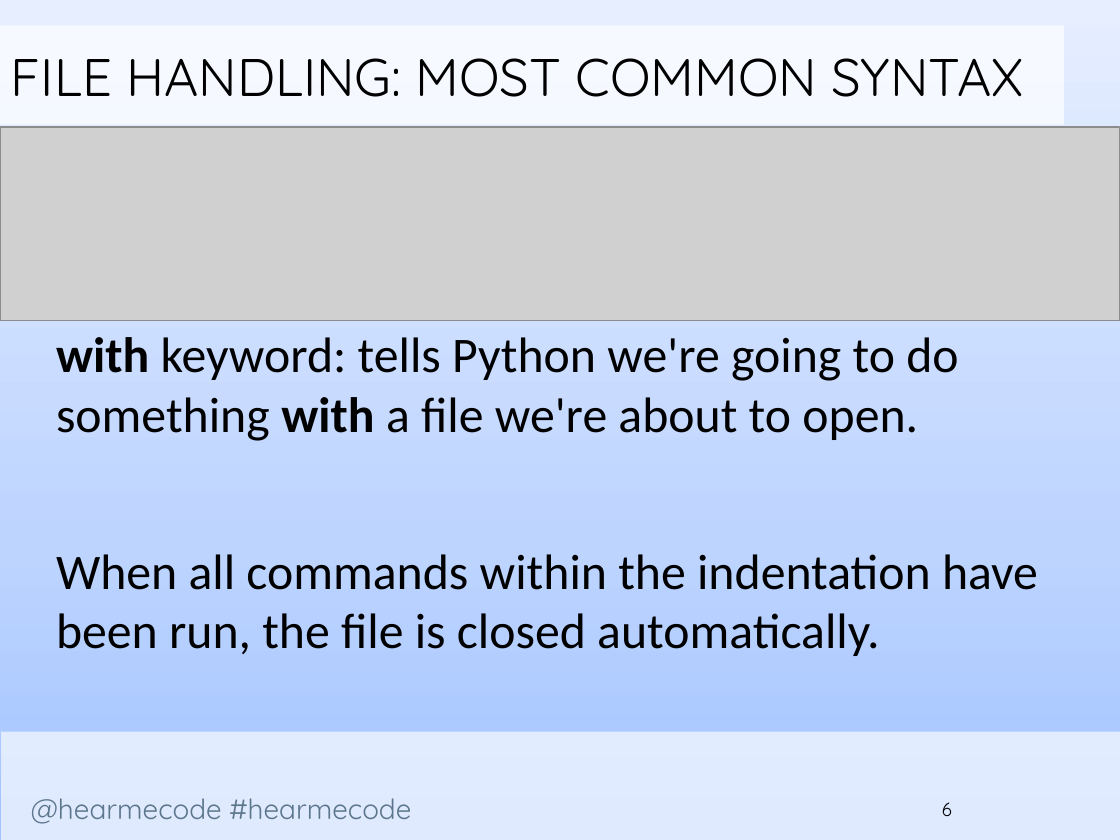
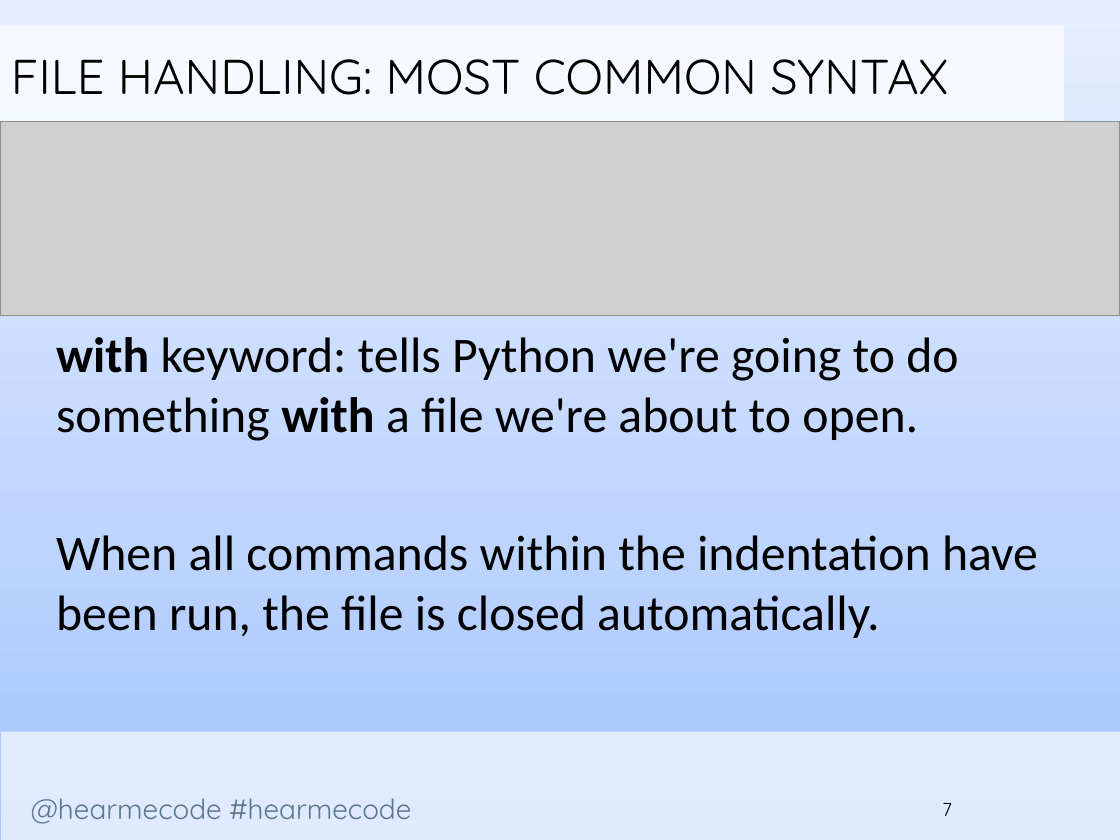
Before and after one commit to codelikeagirlcny/python-lessons-cny, a slide deck: slide 7 of slides/Lesson 3/Hear Me Code - File Handling and Dictionaries.pptx (slide 6 before the commit). Drawn at 1120x840 pixels with LibreOffice and Linux fonts; fonts in the diff are those of the drawing; grey boxes stand for pictures; background and template pictures are left out. Boxes give left, top, right and bottom in pixels: in the first picture for what was removed or moved away, otherwise in the second. Text is boxed around its words. In the diff, an @@ line names an element or a change of style, - is before the commit and + after.

```diff
--- a/slides/Lesson 3/Hear Me Code - File Handling and Dictionaries.pptx
+++ b/slides/Lesson 3/Hear Me Code - File Handling and Dictionaries.pptx
@@ rectangle "FILE HANDLING: MOST COMMON SYNTAX" at [0, 26, 1064, 125]: size 34 to 31.4 pt @@
@@ picture: place and size @@
-picture at [0, 127, 1120, 320]
+picture at [0, 121, 1120, 315]
@@ text "with keyword: tells Python we're ..." rewrapped from [56, 337, 1038, 656] to [56, 337, 1038, 638] @@
@@ page number at [942, 803, 952, 816]: text changed @@
-6
+7
```
Also in this commit, not shown: 23 other slides changed, 1 slide added, 1 other file.
